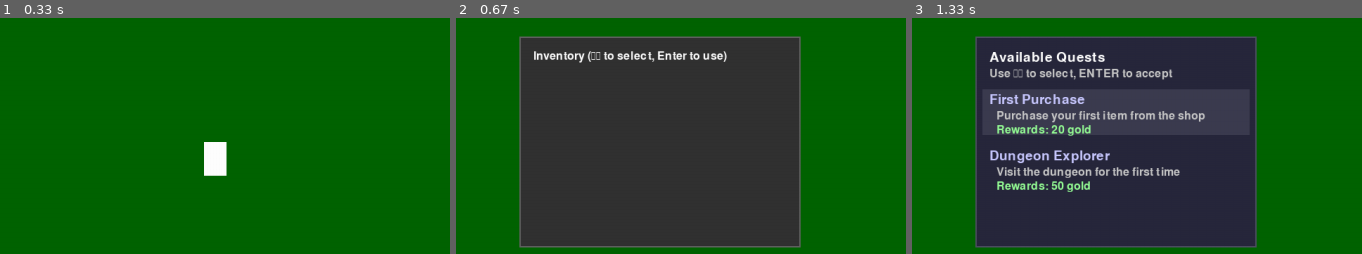
Above: before the commit, frames 1-3 (left to right).
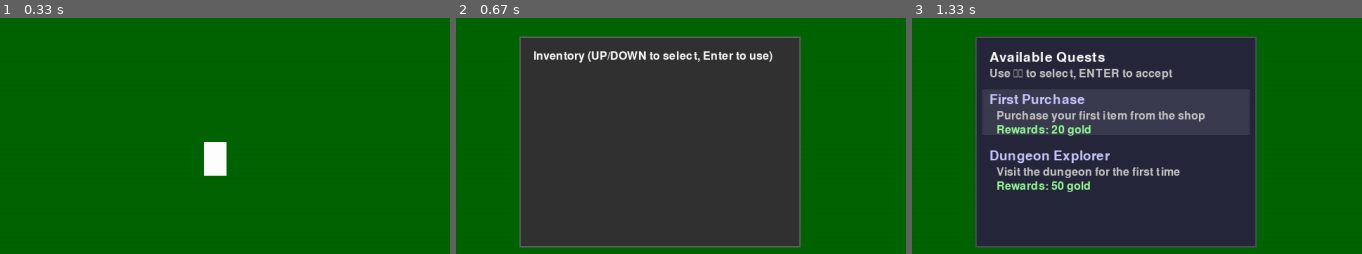
Above: after the commit, the same moments.

Repository: adamjohnlea/pygame-rpg
Game: pygame game, started from main.py
The game is run twice, just before and just after one commit, with the same random seed, the same clock (stepped at 60 frames per second) and the same inputs.
Inputs:
- Up to frame 1 (0.33 s): no input
- Up to frame 2 (0.67 s): tap I at 0.33 s
- Up to frame 3 (1.33 s): hold Up 0.67-1.13 s; tap J at 0.73, 1.03, 1.23 s; tap I at 0.82 s; hold D from 1.17 s (still down)
The pictures show only the part of the screen within x 27-77%, y 50-100%; the shares and areas given below are measured in that part.

Frame 1 is identical in both runs. In frame 2, 1.0% of the frame differs, in the area x 30-71%, y 13-19%; in frame 3, nothing differs.

Commit message:
fix: replace unicode arrows with standard ASCII text in UI for better compatibility

Diff:
--- a/game/inventory.py
+++ b/game/inventory.py
@@ -67,7 +67,7 @@
         pygame.draw.rect(inventory_surface, (100, 100, 100), (0, 0, 400, 300), 2)
 
         # Draw title
-        title = self.font.render("Inventory (↑↓ to select, Enter to use)", True, (255, 255, 255))
+        title = self.font.render("Inventory (UP/DOWN to select, Enter to use)", True, (255, 255, 255))
         inventory_surface.blit(title, (20, 20))
         y_offset = 50
 
--- a/game/shop.py
+++ b/game/shop.py
@@ -63,7 +63,7 @@
             shop_surface.blit(text, (20, y_pos))
 
         # Draw instructions
-        instructions = font.render("↑↓: Select item, Enter: Buy", True, (200, 200, 200))
+        instructions = font.render("UP/DOWN: Select item, Enter: Buy", True, (200, 200, 200))
         shop_surface.blit(instructions, (20, 250))
 
         # Center the shop menu on screen
